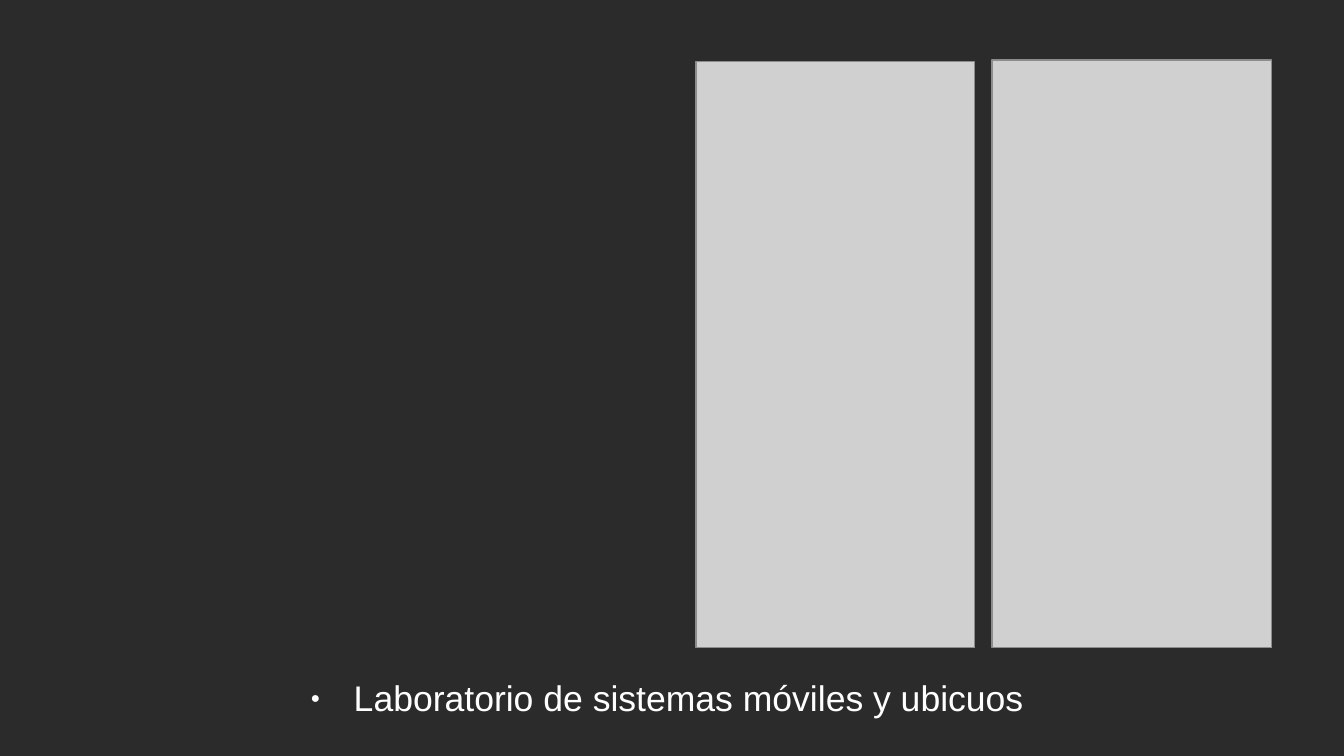
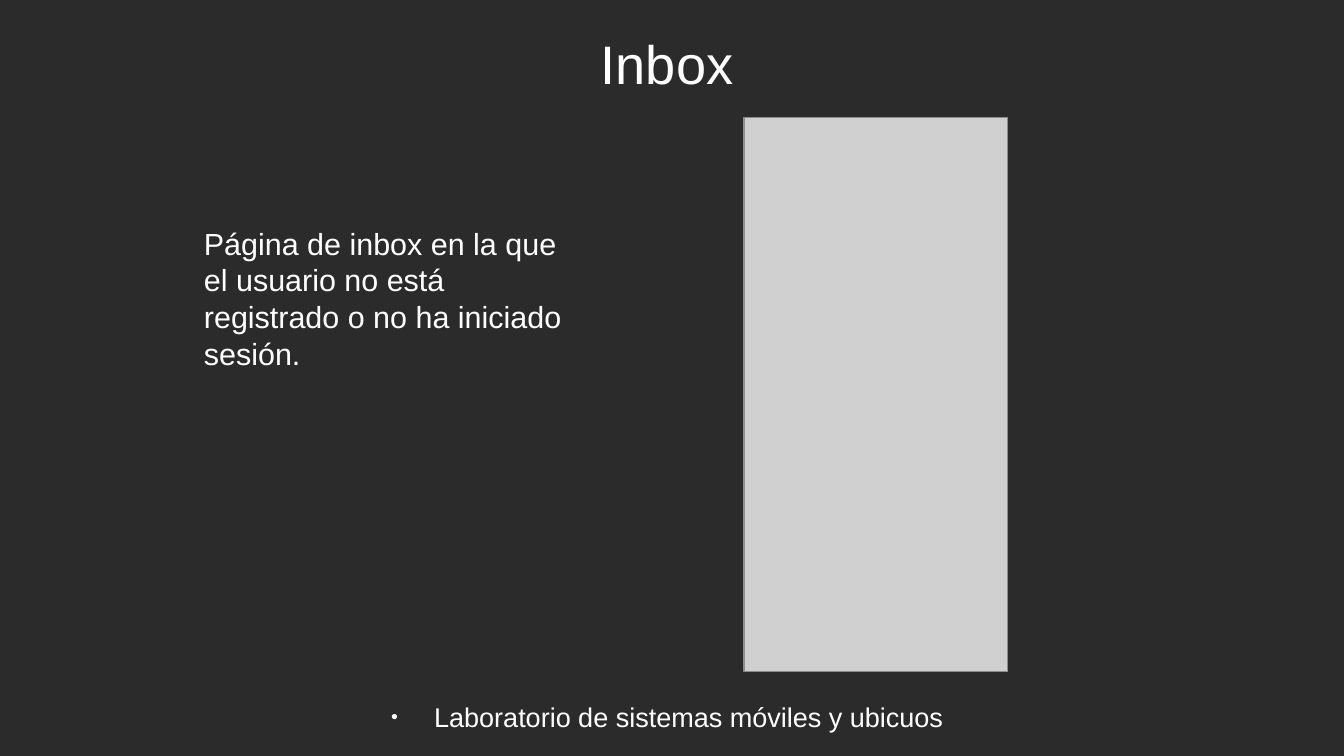
Before and after one commit to rubenmr13/PracticaFinal-LSMU, a slide deck: slide 10 of ProyectoFinal.odp (slide 7 before the commit). Drawn at 1344x756 pixels with LibreOffice and Linux fonts; fonts in the diff are those of the drawing; grey boxes stand for pictures; background and template pictures are left out; a plain dark background stands for a picture behind light text. Boxes give left, top, right and bottom in pixels: in the first picture for what was removed or moved away, otherwise in the second. Text is boxed around its words. In the diff, an @@ line names an element or a change of style, - is before the commit and + after.

```diff
--- a/ProyectoFinal.odp
+++ b/ProyectoFinal.odp
@@ title added at (601,44,733,85), 32 pt, text #FFFFFF @@
+Inbox
@@ picture removed at (993,60,1273,648) @@
@@ picture: place and size @@
-picture at (696,62,976,649)
+picture at (744,117,1009,672)
@@ text added at (204,232,561,366), 18 pt, text #FFFFFF @@
+Página de inbox en la que el usuario no está registrado o no ha iniciado sesión.
@@ text "Laboratorio de sistemas móviles y ...": place and size @@
-text "Laboratorio de sistemas móviles y ..." at (354,685,1024,719)
+text "Laboratorio de sistemas móviles y ..." at (434,707,943,732)
@@ text "Laboratorio de sistemas móviles y ..." at (434,707,943,732): size 21 to 16 pt @@
```
Also in this commit, not shown: 10 other slides changed, 9 slides added, 1 slide removed.
